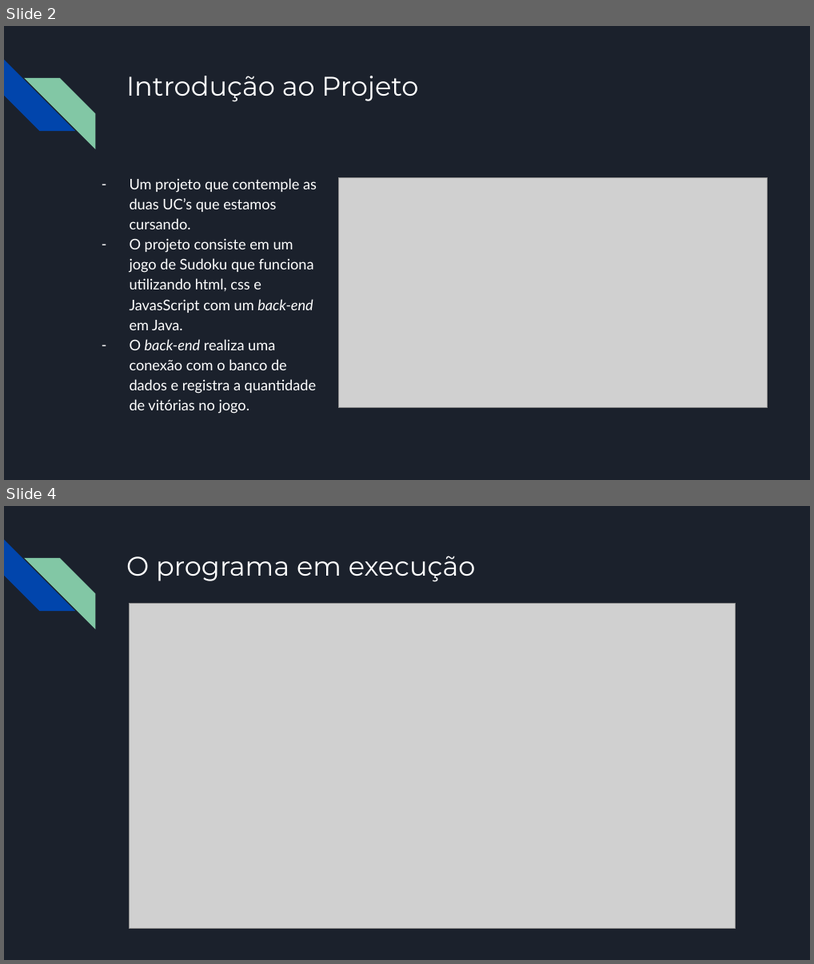
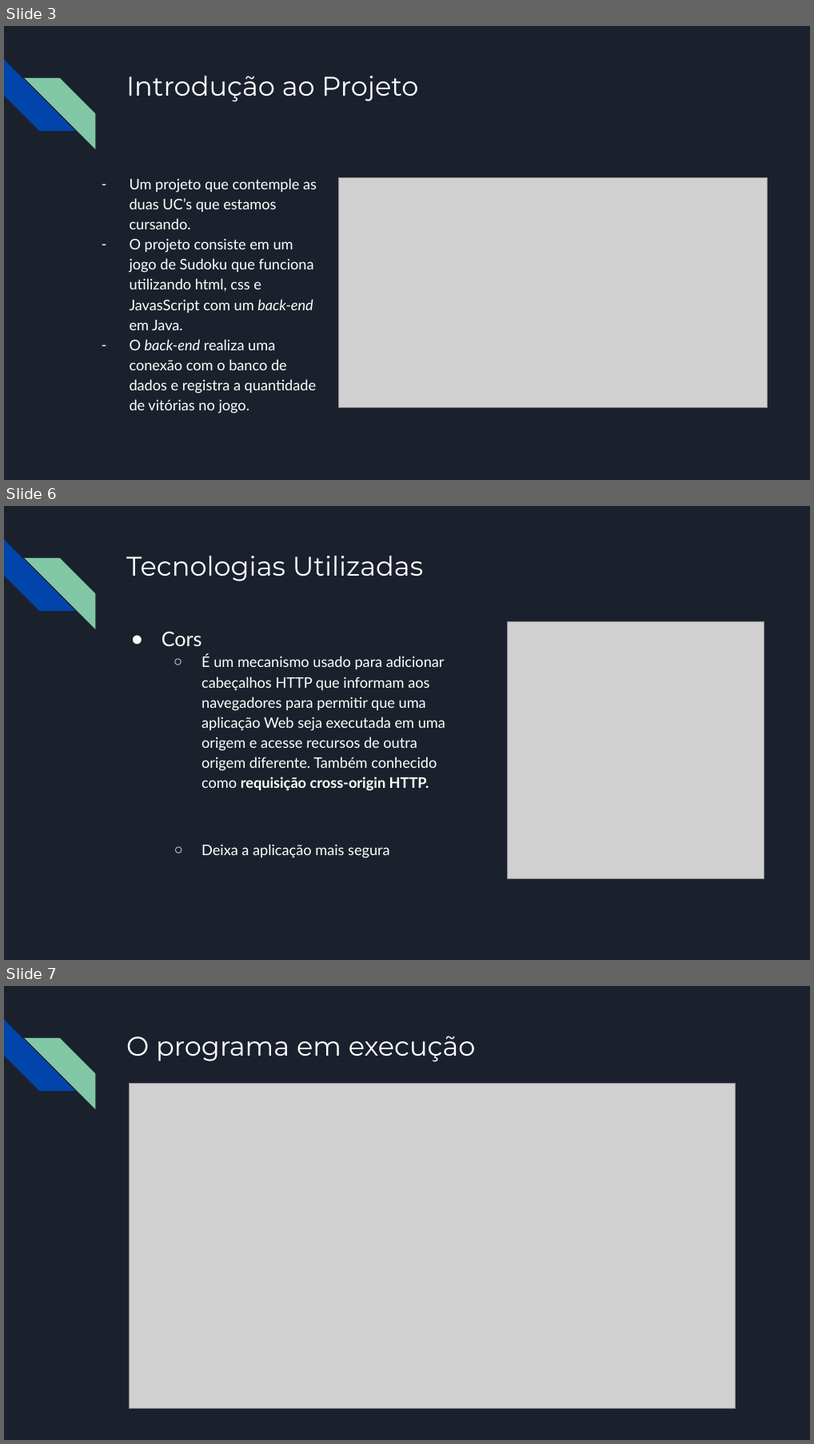
Before and after one commit to BeholderOTH/Projeto-A3---Java, a slide deck: Apresentação/Projeto A3 - SD.pptx. Shown one above the other, each under a label of ours: slides 2 and 4 before the commit, slides 3, 6 and 7 after it; the slides between them are not shown. The pictures are 814x964 and 814x1444 pixels, drawn with LibreOffice and Linux fonts; fonts in the diff are those of the drawing; grey boxes stand for pictures. Boxes give left, top, right and bottom in pixels: in the first picture for what was removed or moved away, otherwise in the second. Text is boxed around its words. In the diff, an @@ line names an element or a change of style, - is before the commit and + after.

```diff
--- a/Apresentação/Projeto A3 - SD.pptx
+++ b/Apresentação/Projeto A3 - SD.pptx
@@ slide 6 added at box(4, 506, 810, 960), background #1B212C; not listed: 2 template elements that a slide beside it also shows @@
@@ title added at box(126, 556, 423, 581), 24 pt, text #FFFFFF @@
+Tecnologias Utilizadas
@@ picture added at box(507, 621, 764, 878) @@
@@ text added at box(162, 631, 446, 858), 13 pt, text #FFFFFF @@
+● Cors
+  ○ É um mecanismo usado para adicionar cabeçalhos HTTP que informam aos navegadores para permitir que uma aplicação Web seja executada em uma origem e acesse recursos de outra origem diferente. Também conhecido como requisição cross-origin HTTP.
+  ○ Deixa a aplicação mais segura
@@ what was slide 2 is now slide 3 @@
@@ what was slide 4 is now slide 7 @@
```
Also in this commit, not shown: 1 slide changed, 3 other slides added.
